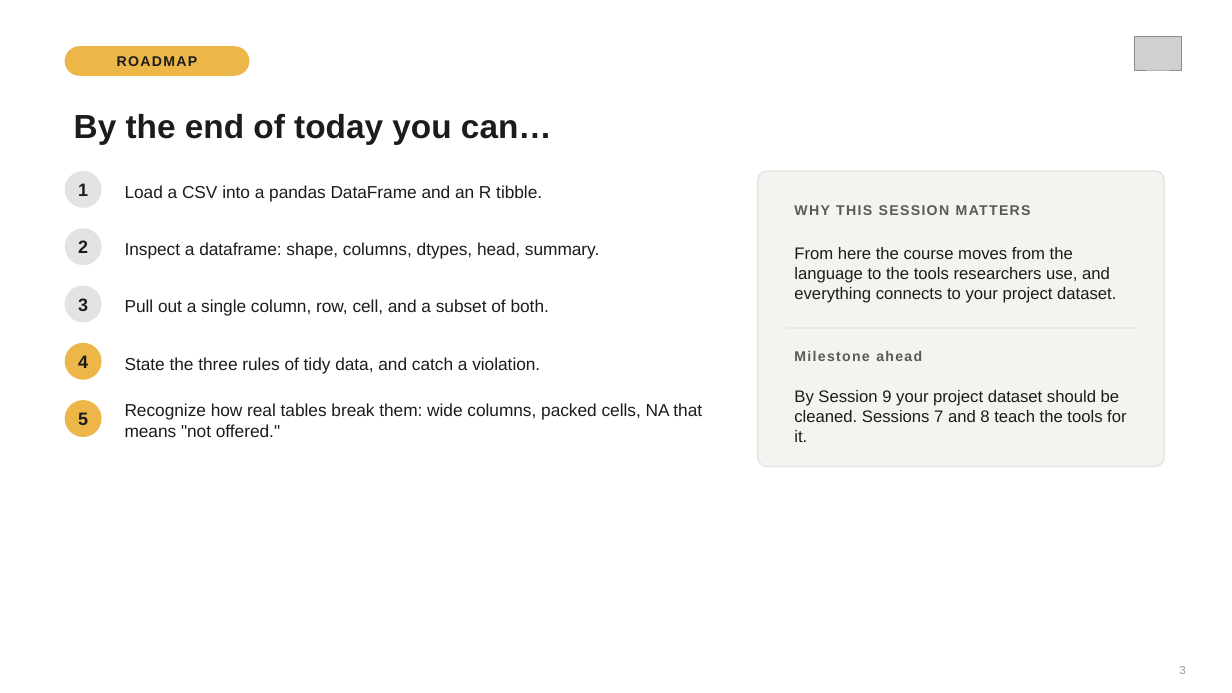
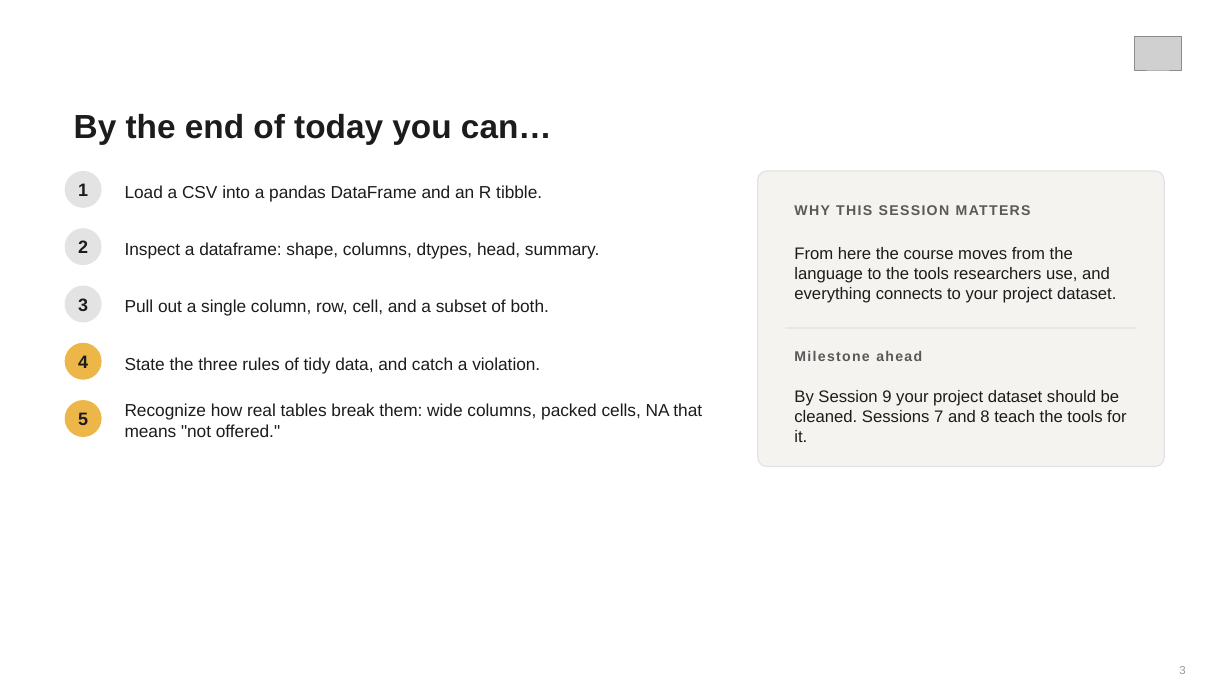
Before and after one commit to HeardLibrary/cpbp8306-dataanalysis, a slide deck: slide 3 of Fall_2026/slides/CPBP8306_Session7_Dataframes_and_Tidy_Data.pptx. Drawn at 1232x693 pixels with LibreOffice and Linux fonts; fonts in the diff are those of the drawing; grey boxes stand for pictures. Boxes give left, top, right and bottom in pixels: in the first picture for what was removed or moved away, otherwise in the second. Text is boxed around its words. In the diff, an @@ line names an element or a change of style, - is before the commit and + after.

```diff
--- a/Fall_2026/slides/CPBP8306_Session7_Dataframes_and_Tidy_Data.pptx
+++ b/Fall_2026/slides/CPBP8306_Session7_Dataframes_and_Tidy_Data.pptx
@@ rounded rectangle removed at [65, 46, 250, 76] @@
@@ text removed at [117, 56, 198, 66] @@
-ROADMAP
```
Also in this commit, not shown: 5 other slides changed, 1 other file.
